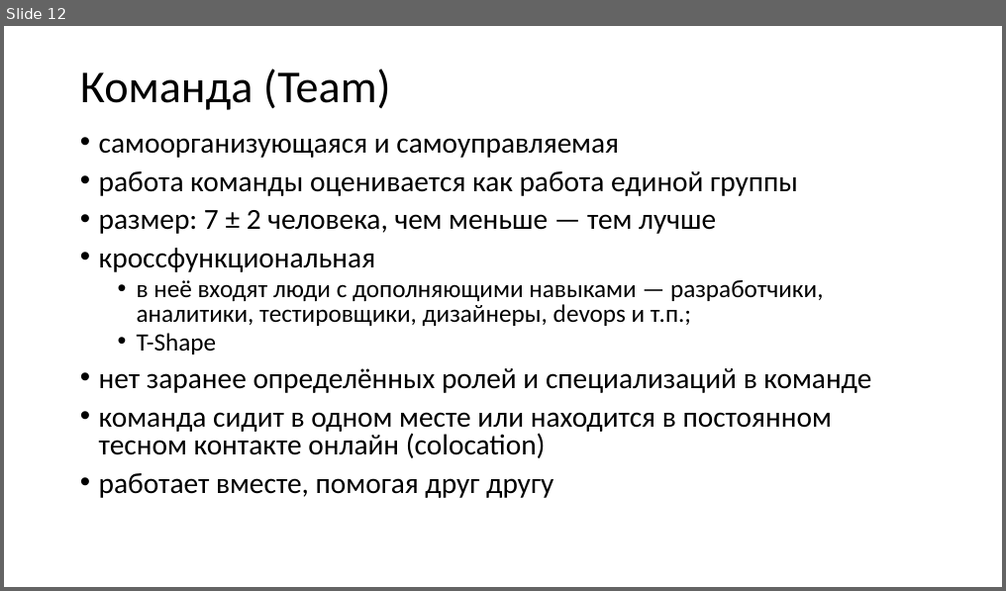
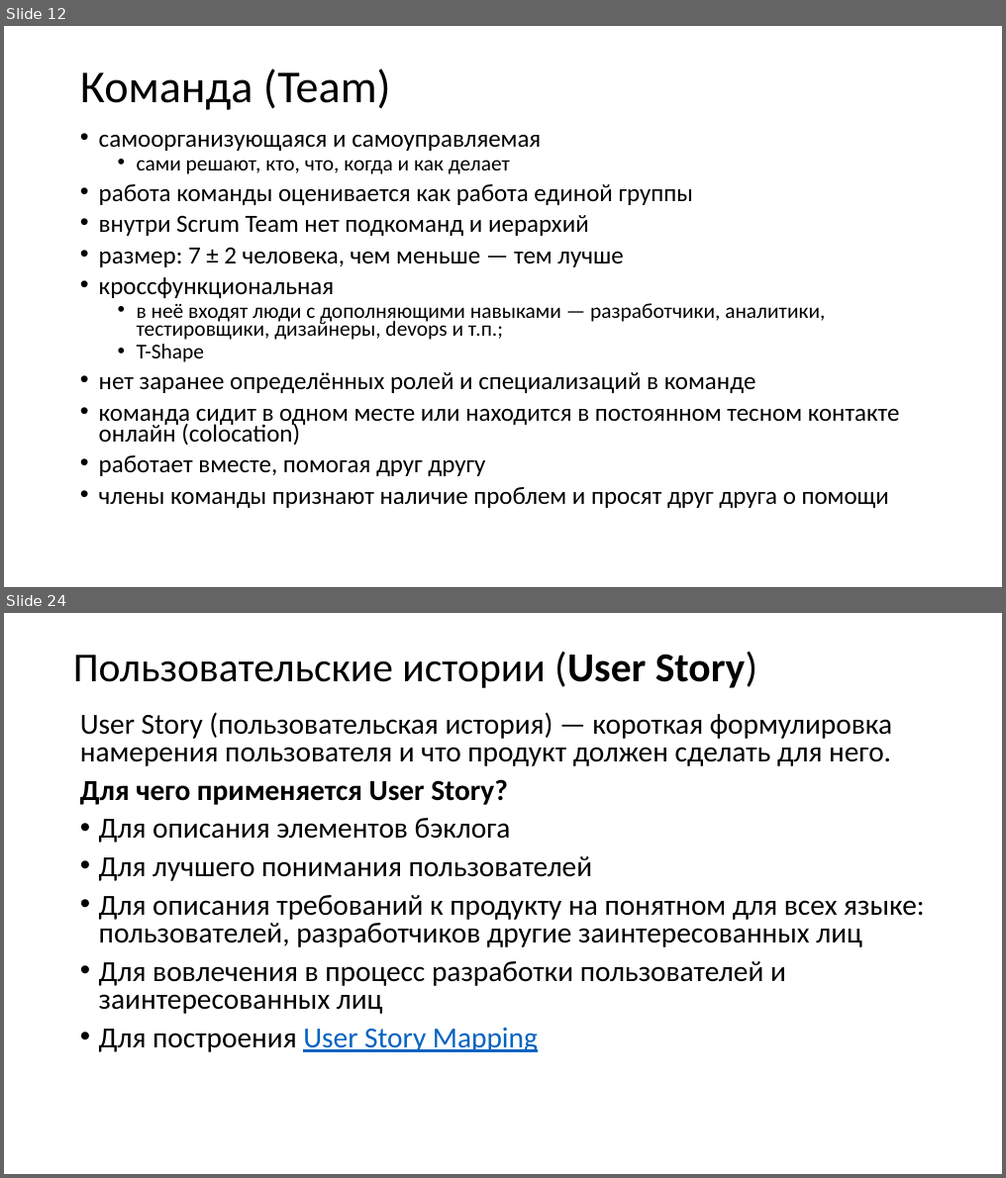
Before and after one commit to xtrueman/soft_dev_mgmt_course, a slide deck: slides/01-SCRUM.pptx. Shown one above the other, each under a label of ours: slide 12 before the commit, slides 12 and 24 after it; the slides between them are not shown. The pictures are 1006x591 and 1006x1178 pixels, drawn with LibreOffice and Linux fonts; fonts in the diff are those of the drawing. Boxes give left, top, right and bottom in pixels: in the first picture for what was removed or moved away, otherwise in the second. Text is boxed around its words. In the diff, an @@ line names an element or a change of style, - is before the commit and + after.

```diff
--- a/slides/01-SCRUM.pptx
+++ b/slides/01-SCRUM.pptx
@@ slide 24 added at [4, 613, 1002, 1174], background #FFFFFF @@
@@ title added at [73, 651, 757, 688], 39.6 pt, text #000000 @@
+Пользовательские истории (User Story)
@@ text added at [80, 712, 925, 1053], 28 pt, text #000000 @@
+User Story (пользовательская история) — короткая формулировка намерения пользователя и что продукт должен сделать для него.
+Для чего применяется User Story?
+• Для описания элементов бэклога
+• Для лучшего понимания пользователей
+• Для описания требований к продукту на понятном для всех языке: пользователей, разработчиков другие заинтересованных лиц
+• Для вовлечения в процесс разработки пользователей и заинтересованных лиц
+• Для построения User Story Mapping
@@ slide 12 changed as well @@
@@ text at [99, 135, 900, 476]: size 28 to 23.8 pt in "самоорганизующаяся и самоуправляемая", "работа команды оценивается как работа единой группы", "размер: 7 ± 2 человека, чем меньше ...", "кроссфункциональная" and 3 more places; size 24 to 20.4 pt in "в неё входят люди с дополняющими навыками ...", "T-Shape"; line spacing 0.8 to 0.7 @@
@@ text at [137, 160, 510, 174]: paragraph added @@
+  • сами решают, кто, что, когда и как делает
@@ text at [99, 215, 589, 236]: paragraph added @@
+• внутри Scrum Team нет подкоманд и иерархий
@@ text at [99, 487, 889, 508]: paragraph added @@
+• члены команды признают наличие проблем и просят друг друга о помощи
```
Also in this commit, not shown: 1 other slide changed, 11 other slides added, 6 other files.
